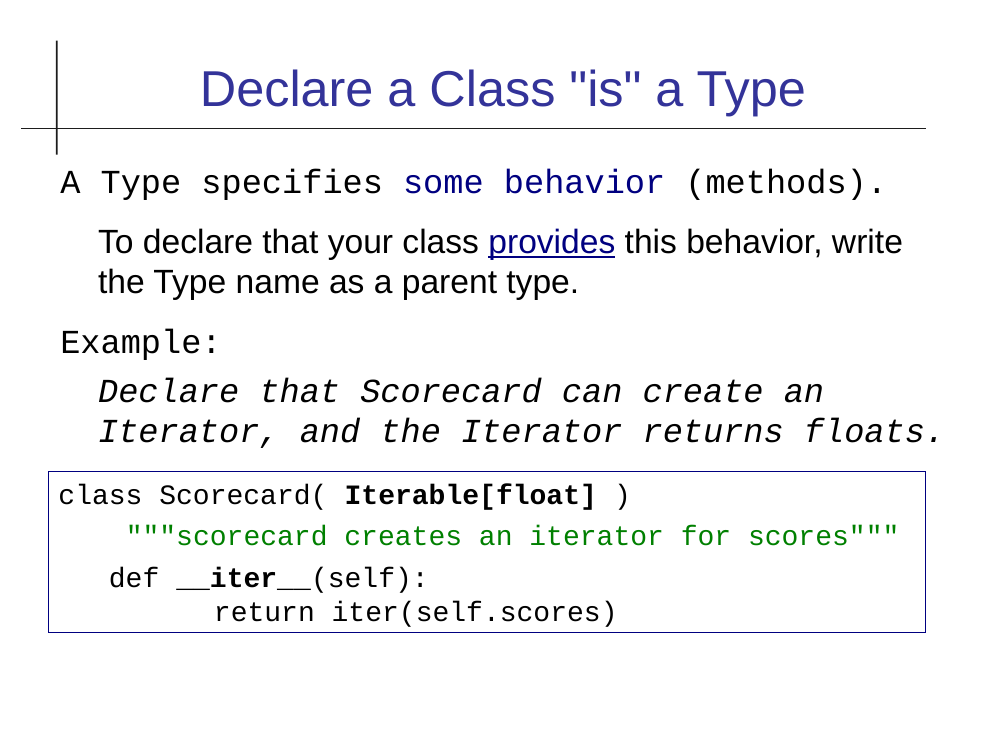
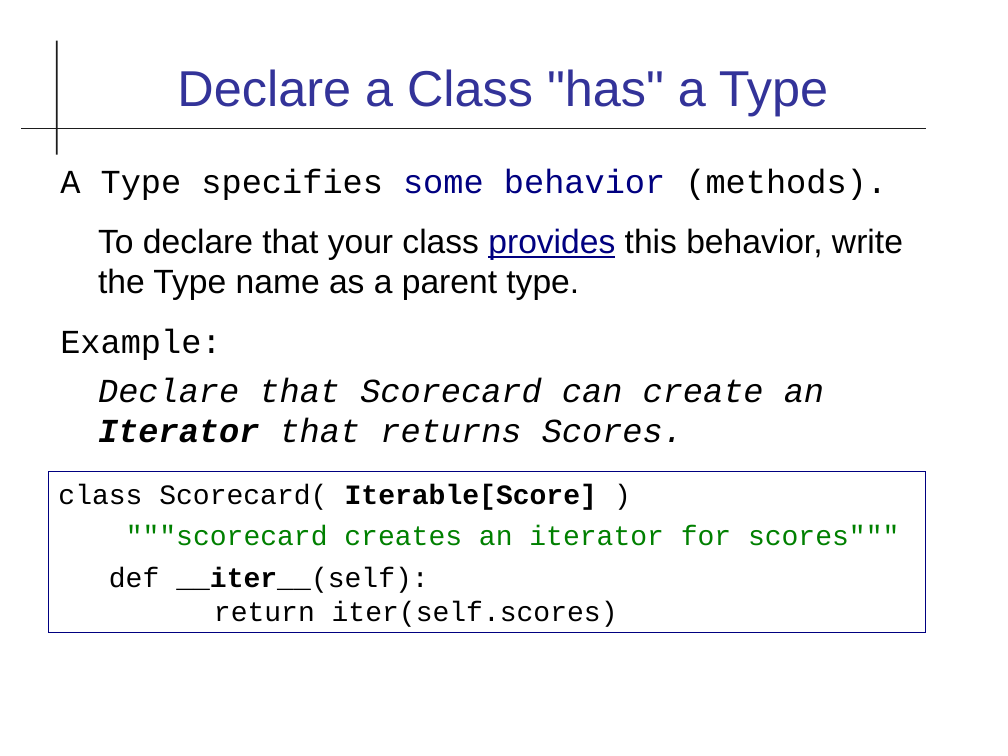
Before and after one commit to cpske/ISP, a slide deck: slide 31 of code-quality/Type-Checking.odp (slide 30 before the commit). Drawn at 1008x756 pixels with LibreOffice and Linux fonts; fonts in the diff are those of the drawing. Boxes give left, top, right and bottom in pixels: in the first picture for what was removed or moved away, otherwise in the second. Text is boxed around its words. In the diff, an @@ line names an element or a change of style, - is before the commit and + after.

Commit message:
fix type checking slides

```diff
--- a/code-quality/Type-Checking.odp
+++ b/code-quality/Type-Checking.odp
@@ title at (177,69,828,116): text changed @@
-Declare a Class "is" a Type
+Declare a Class "has" a Type
@@ text at (98,377,824,443): text changed @@
-Declare that Scorecard can create an Iterator, and the Iterator returns floats.
+Declare that Scorecard can create an Iterator that returns Scores.
@@ text in rectangle at (58,484,597,510): text changed @@
-class Scorecard( Iterable[float] )
+class Scorecard( Iterable[Score] )
```
Also in this commit, not shown: 7 other slides changed, 1 slide added, 2 other files.
